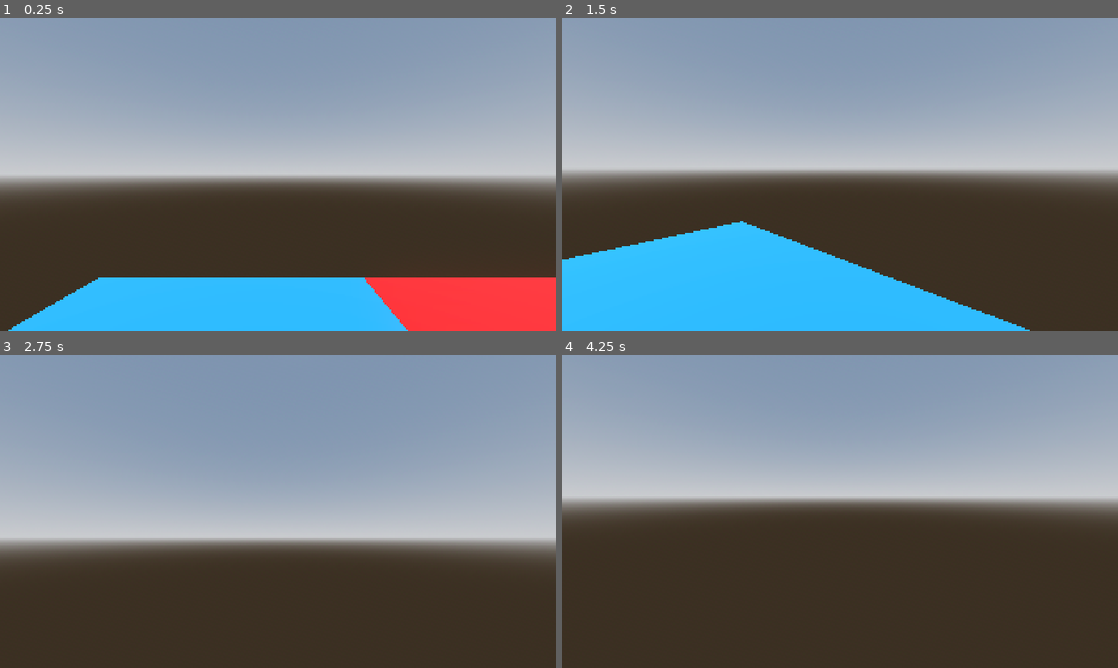
Above: before the commit, frames 1-4 (two rows, left to right).
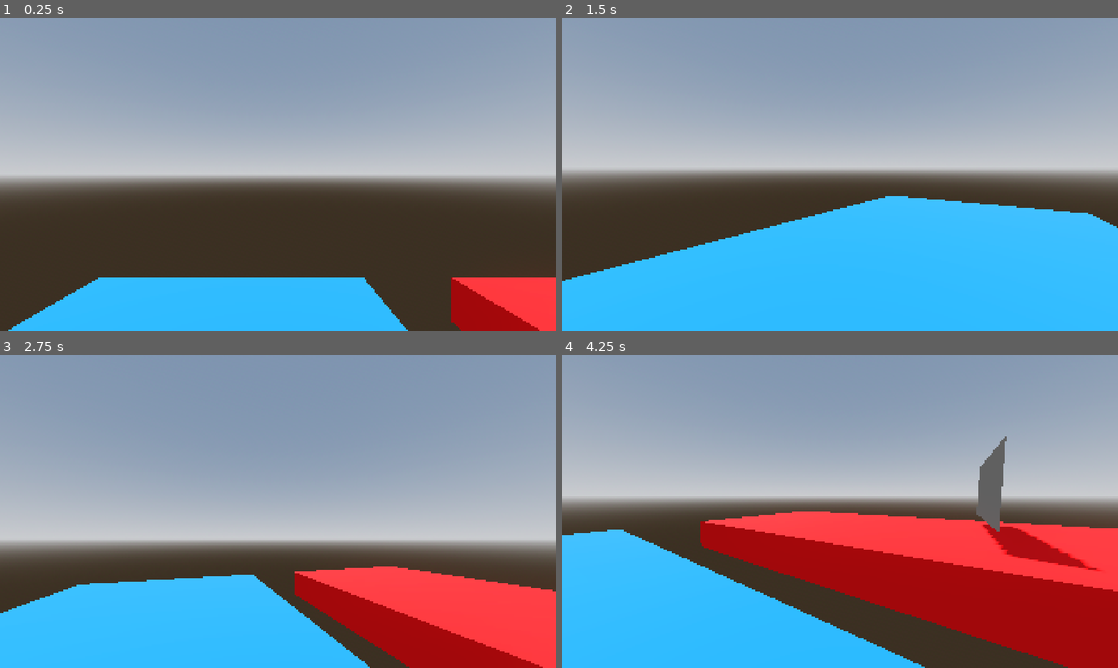
Above: after the commit, the same moments.

Repository: dhamelink/TM-Portals
Game: Godot game, scene res://world.tscn
Two runs of this game, one before a commit and one after it. Both use one fixed random seed, a clock stepped at 60 frames per second and the inputs below.
Inputs (mouse positions are in pixels of both pictures, inside the frame that each line leads up to):
- Up to frame 1 (0.25 s): no input
- Up to frame 2 (1.5 s): move the mouse to (867, 174) at 0.52 s; hold R 0.53-1.28 s; hold W (forward) from 0.53 s (still down); tap Space (jump) at 0.77 s; move the mouse to (812, 174) at 1.27 s; tap Shift (sprint) at 1.35 s
- Up to frame 3 (2.75 s): keep holding W (forward); tap Space (jump) at 1.52 s; tap R at 1.55 s; move the mouse to (289, 505) at 2.02 s; hold R from 2.03 s (still down)
- Up to frame 4 (4.25 s): keep holding W (forward); tap Enter at 2.75 s; move the mouse to (834, 517) at 2.77 s; release R at 2.78 s; tap R at 2.85, 3.8 s; tap Space (jump) at 3.02, 3.77 s; move the mouse to (878, 514) at 3.52 s; hold Shift (sprint) from 3.53 s (still down)

The runs differ from the first frame. In frame 1, 3.4% of the frame differs, in the area x 65-97%, y 82-100%; in frame 2, 19%; in frame 3, 27%; in frame 4, 40%, in the area x 0-100%, y 26-100%.

Commit message:
Added the possibility to walk through portals

Diff:
--- a/player.gd
+++ b/player.gd
@@ -38,6 +38,14 @@
 	# Add the gravity.
 	if not is_on_floor():
 		velocity += get_gravity() * delta
+
+	if Input.is_key_pressed(KEY_R):
+		self.global_position.x = 0
+		self.global_position.y = 2
+		self.global_position.z = 0
+		velocity.x = 0
+		velocity.z = 0
+		velocity.y = 0
 
 
 	var is_on_floor_now = is_on_floor()
--- a/portal.gd
+++ b/portal.gd
@@ -3,6 +3,24 @@
 @export var other_portal : Node3D
 
 @export var cull_layer : int = 4
+
+@export var portal_area_z_margin : = 1.0
+@export var portal_area_x_margin : = 0.1
+@export var portal_area_y_margin : = 0.1
+@export var size : = Vector2(1,2)
+
+
+# Bodies currently inside this portal's Area3D.
+@warning_ignore("unused_private_class_variable")
+#self explanatory but with all the different similarly named variables/functions, clarification is worth having
+#array containing all the physics bodies the portal is currently tracking. also stores which body it is specifically, along with its position from last frame (necessary to see if player crossed the portal)
+var _tracked_phys_bodies: Array = []
+var _portal_is_thick = false
+
+# If a body moves more than this distance in one frame,
+# assume it was moved/teleported by something else rather
+# than physically walking through the portal.
+const MOVE_WAS_TELEPORT_THRESHOLD = 5.0
 
 # Edge case but possible. Adding this to prevent teleporting twice if body lands exactly on portal plane
 func _nonzero_sign(value):
@@ -15,6 +33,10 @@
 func _ready() -> void:
 	if Engine.is_editor_hint():
 		return
+
+	body_entered.connect(_on_body_entered)
+	body_exited.connect(_on_body_exited)
+
 	$PortalVisual.set_layer_mask_value(1, false)
 	$PortalVisual.set_layer_mask_value(cull_layer, true)
 	$CameraViewport/Camera3D.set_cull_mask_value(other_portal.cull_layer, false)
@@ -24,6 +46,7 @@
 	#RenderingServer.frame_pre_draw.connect(do_updates)
 	# Or so I would think. It only works with this + _process + _physics_process all calling do_updates.
 	# Otherwise there is flicker. I'm not sure why just frame_pre_draw doesn't work.
+	_update_portal_area_size()
 	_set_portal_camera_environment_to_world3d_environment_no_tonemap()
 
 func _set_portal_camera_environment_to_world3d_environment_no_tonemap():
@@ -35,6 +58,13 @@
 	$CameraViewport/Camera3D.environment = world_3d.environment.duplicate()
 	$CameraViewport/Camera3D.environment.tonemap_mode = Environment.TONE_MAPPER_LINEAR
 
+func _update_portal_area_size():
+	$PortalVisual.size.x = self.size.x
+	$PortalVisual.size.y = self.size.y
+	$CollisionShape3D.shape.size = Vector3(
+		self.size.x + self.portal_area_x_margin * 2,
+		self.size.y + self.portal_area_y_margin * 2,
+		self.portal_area_z_margin * 2)
 
 # Copied from https://github.com/V-Sekai/avatar_vr_demo/blob/master/addons/V-Sekai.xr-mirror/mirror.gd
 func set_projection_oblique_near_plane(matrix: Projection, clip_plane: Plane):
@@ -67,7 +97,7 @@
 # This function is based on https://github.com/SebLague/Portals/blob/master/Assets/Scripts/Core/Portal.cs
 func _update_portal_camera_near_clip_plane(camera):
 	if not camera.has_method("set_override_projection"):
-		print("doesnt have override projectiondww")
+		print("doesnt have override projectiond")
 		return # Needs https://github.com/V-Sekai/godot/tree/override_projection_4.2 branch
 
 	#near clip offset makes sur the clip plane isnt directly on the portal, to avoid z-fighting on the portal edge
@@ -92,8 +122,11 @@
 	# Oblique plane when very close to portal causes glitching/visual artifacts, so only enable if a small distance away
 	if abs(cam_space_dst) > NEAR_CLIP_LIMIT:
 		var proj : Projection = camera.get_camera_projection()
+		#Packages the portal surface into a plane (normal vector and distance) so it can be passed into the algorithm
 		var near_clip_plane = Plane(cam_space_normal, cam_space_dst)
+		#runs the Lengyel algorithm tilting and moving the clip plane so its aligned with the portal surface
 		proj = set_projection_oblique_near_plane(proj, near_clip_plane)
+		#tells the camera to use this modified matrix instead of the normally computed oney
 		camera.set_override_projection(proj)
 	else:
 		# Set back to unmodified frustum if camera is very close to portal
@@ -104,7 +137,7 @@
 	if not cur_camera:
 		return
 
-	# first, get the relative position/rotation of the camera to this portal
+	# first, get the relative position/rotation of the player camera to this portal
 	var cur_camera_transform_rel_to_this_portal = self.global_transform.affine_inverse() * cur_camera.global_transform
 	var moved_to_other_portal = other_portal.global_transform * cur_camera_transform_rel_to_this_portal
 	# then, set the portal camera's transform to that relative position/rotation, but relative to other_portal
@@ -124,19 +157,191 @@
 
 	_update_portal_camera_near_clip_plane($CameraViewport/Camera3D)
 
+
+
+#checks if body is in _tracked_phys_bodies, then returns the info about the body
+func _get_tracked_phys_body_entry(body):
+	for entry in _tracked_phys_bodies:
+		if entry.body == body:
+			return entry
+
+	return null
+
+#
+func _add_tracked_phys_body(body):
+	# don't add the same body twice, if returns something, that means its already in the array and shouldnt be added
+	if _get_tracked_phys_body_entry(body) != null:
+		return
+#adds this body's info to the end of the array
+	_tracked_phys_bodies.push_back({
+		"body": body,
+		"position_last_frame": body.global_position
+	})
+#searches through array for body to remove, then removes it
+func _remove_tracked_phys_body(body):
+	for i in range(_tracked_phys_bodies.size()):
+		if _tracked_phys_bodies[i].body == body:
+
+			_tracked_phys_bodies.remove_at(i)
+
+func _get_bodies_which_passed_through_this_frame():
+	var bodies_that_passed_through = []
+
+	# Check every body currently being tracked.
+	for tracked_body in _tracked_phys_bodies:
+
+		var body = tracked_body.body
+
+		# If the body was freed (deleted) while being tracked, ignore it.
+		if not is_instance_valid(body):
+			continue
+
+		# How far did the body move since the previous frame?
+		var dist_moved = (
+			body.global_position
+			- tracked_body.position_last_frame
+		)
+
+		# The portal's local Z axis is its plane normal.
+		#
+		# If your portal faces the opposite direction than expected,
+		# this is the first place to check.
+		var forward: Vector3 = self.global_transform.basis.z
+
+		# Position relative to the center of this portal.
+		var offset_from_portal = (
+			body.global_position
+			- self.global_position
+		)
+
+		var prev_offset_from_portal = (
+			tracked_body.position_last_frame
+			- self.global_position
+		)
+
+		# Determine which side of the portal the body is currently on.
+		var portal_side = _nonzero_sign(
+			offset_from_portal.dot(forward)
+		)
+
+		# Determine which side of the portal the body was on last frame.
+		var prev_portal_side = _nonzero_sign(
+			prev_offset_from_portal.dot(forward)
+		)
+
+		# If the signs changed, the body crossed the portal plane.
+		#
+		# The movement-distance check prevents an unrelated teleport/
+		# movement ability from accidentally activating the portal.
+		if (
+			portal_side != prev_portal_side
+			and dist_moved.length() < MOVE_WAS_TELEPORT_THRESHOLD
+		):
+			bodies_that_passed_through.push_back(body)
+
+		# Save the current position so it can be compared next frame.
+		tracked_body.position_last_frame = body.global_position
+
+	return bodies_that_passed_through
+
+
+func _move_to_other_portal(body):
+	# Make sure the destination portal exists.
+	if not is_instance_valid(other_portal):
+		push_warning("Portal has no valid other_portal.")
+		return
+
+
+	# Convert the body's world transform into coordinates relative to this portal using affine inverse
+	var transform_rel_to_this_portal = (
+		self.global_transform.affine_inverse()
+		* body.global_transform
+	)
+
+	# Apply that relative transform to the other portal
+	var moved_to_other_portal = (
+		other_portal.global_transform
+		* transform_rel_to_this_portal
+	)
+
+	# Actually teleport the body.
+	body.global_transform = moved_to_other_portal
+
+		# CharacterBody3D has a velocity property.
+	#
+	# We transform the velocity using the same rotation that
+	# transformed the player's orientation.
+	if body is CharacterBody3D:
+
+		var velocity: Vector3 = body.velocity
+
+		# Convert velocity from world space into this portal's
+		# local coordinate system.
+		var local_velocity = (
+			self.global_transform.basis.inverse()
+			* velocity
+		)
+
+		# Convert that local velocity into the destination
+		# portal's coordinate system.
+		var new_velocity = (
+			other_portal.global_transform.basis
+			* local_velocity
+		)
+
+		body.velocity = new_velocity
+
+	# We are no longer inside the original portal.
+	_remove_tracked_phys_body(body)
+
+	# Start tracking the body from the destination portal.
+	other_portal._add_tracked_phys_body(body)
+
+	# Update the destination portal immediately.
+	#
+	# This helps prevent one-frame visual glitches after teleporting.
+	other_portal.do_updates()
+
+func _on_body_entered(body):
+	# We only want physics bodies that can actually move.
+	#
+	# StaticBody3D and CSGShape3D shouldn't be teleported.
+	if body is StaticBody3D and not body is AnimatableBody3D:
+		return
+
+	if body is CSGShape3D:
+		return
+
+	# Start tracking the body.
+	_add_tracked_phys_body(body)
+
+func _on_body_exited(body):
+	# Remove the body when it leaves the portal.
+	#
+	# If it was teleported, _move_to_other_portal() already
+	# removed it from this portal's tracking list, so this is
+	# harmless.
+	_remove_tracked_phys_body(body)
+
 func do_updates():
 	$CollisionShape3D.disabled = not self.visible
 
 
-
+	# First detect whether anything crossed the portal.
+	for body in _get_bodies_which_passed_through_this_frame():
+		_move_to_other_portal(body)
 
 
 	# Note: placing these after above so portal thickening/camera update happen same frame as move
 
 	_update_camera_to_other_portal()
-
+	_update_portal_area_size()
+
+
+@warning_ignore("unused_parameter")
 func _process(delta: float) -> void:
 	do_updates()
 
+@warning_ignore("unused_parameter")
 func _physics_process(delta: float) -> void:
 	do_updates()
--- a/portal.tscn
+++ b/portal.tscn
@@ -12,11 +12,13 @@
 shader = ExtResource("2_grrij")
 shader_parameter/texture_albedo = SubResource("ViewportTexture_tlwt5")
 
+[sub_resource type="BoxShape3D" id="BoxShape3D_ef3v5"]
+
 [node name="Portal" type="Area3D" unique_id=1888621344]
 script = ExtResource("1_ef3v5")
 
 [node name="PortalVisual" type="CSGBox3D" parent="." unique_id=562859984]
-size = Vector3(1.5, 2.5, 0.1)
+size = Vector3(1.5, 2.5, 0)
 material = SubResource("ShaderMaterial_f3sb7")
 
 [node name="CameraViewport" type="SubViewport" parent="." unique_id=1293651116]
@@ -25,3 +27,4 @@
 size = 0.1
 
 [node name="CollisionShape3D" type="CollisionShape3D" parent="." unique_id=1386926387]
+shape = SubResource("BoxShape3D_ef3v5")
--- a/world.tscn
+++ b/world.tscn
@@ -36,7 +36,7 @@
 [node name="World" type="Node3D" unique_id=1006530827]
 
 [node name="DirectionalLight3D" type="DirectionalLight3D" parent="." unique_id=338216628]
-transform = Transform3D(-0.8660254, -0.43301278, 0.25, 0, 0.49999997, 0.86602545, -0.50000006, 0.75, -0.43301266, 10.311468, 7.311491, -7.9415836)
+transform = Transform3D(-0.976296, -0.18744226, 0.108219825, 0, 0.49999997, 0.86602545, -0.21643966, 0.8454972, -0.48814797, 5.086, 7.311, -7.942)
 shadow_enabled = true
 
 [node name="WorldEnvironment" type="WorldEnvironment" parent="." unique_id=681726790]
@@ -55,7 +55,7 @@
 [node name="Head" type="Node3D" parent="Player" unique_id=1851998315]
 
 [node name="PlayerCamera" type="Camera3D" parent="Player/Head" unique_id=845157890]
-transform = Transform3D(1, 0, 0, 0, 1, 0, 0, 0, 1, 0, 0.73102593, 0)
+transform = Transform3D(1, 0, 0, 0, 1, 0, 0, 0, 1, 0, 0.731, 0)
 
 [node name="CoyoteTimer" type="Timer" parent="Player" unique_id=1351081270]
 wait_time = 0.1
@@ -68,13 +68,13 @@
 material = SubResource("StandardMaterial3D_f3sb7")
 
 [node name="CSGBox3D6" type="CSGBox3D" parent="." unique_id=1232928727]
-transform = Transform3D(1, 0, 0, 0, 1, 0, 0, 0, 1, 5, 1.2809548, 4.6628637)
+transform = Transform3D(1, 0, 0, 0, 1, 0, 0, 0, 1, 7, 1.2809548, 4.6628637)
 use_collision = true
 size = Vector3(0.9244995, 1.7114258, 0.7651367)
 material = SubResource("StandardMaterial3D_tlwt5")
 
 [node name="CSGBox3D7" type="CSGBox3D" parent="." unique_id=2041077363]
-transform = Transform3D(0.5, 0, 0, 0, 1, 0, 0, 0, 1, 5, 0, 1)
+transform = Transform3D(0.5, 0, 0, 0, 1, 0, 0, 0, 1, 7, 0, 1)
 use_collision = true
 size = Vector3(12, 1, 20)
 material = SubResource("StandardMaterial3D_aqk2v")
@@ -89,34 +89,44 @@
 transform = Transform3D(2, 0, 0, 0, 0.8, 0, 0, 0, 1, -0.694, 1.505, 1)
 
 [node name="Portal" parent="PortalBlue" unique_id=1888621344 node_paths=PackedStringArray("other_portal") instance=ExtResource("2_fj7yv")]
-other_portal = NodePath("../../PortalRed/Portal")
+transform = Transform3D(1, 0, 0, 0, 1, 0, 0, 0, 1, 0, 0.2, 0)
+other_portal = NodePath("../../PortalRed/Portalred")
+size = Vector2(2, 2)
 
 [node name="CSGBox3D" type="CSGBox3D" parent="PortalBlue" unique_id=373913235]
 transform = Transform3D(1, 0, 0, 0, 1, 0, 0, 0, 1, 0, 1.4, 0)
+visible = false
 size = Vector3(1.7, 0.3, 0.5)
 
 [node name="CSGBox3D2" type="CSGBox3D" parent="PortalBlue" unique_id=26965230]
-transform = Transform3D(1, 0, 0, 0, 1, 0, 0, 0, 1, -0.8, 0.1, 0)
+transform = Transform3D(1, 0, 0, 0, 1, 0, 0, 0, 1, -0.8000001, 0.100000024, 0)
+visible = false
 size = Vector3(0.13059083, 2.8549316, 0.5)
 
 [node name="CSGBox3D3" type="CSGBox3D" parent="PortalBlue" unique_id=1305469696]
 transform = Transform3D(1, 0, 0, 0, 1, 0, 0, 0, 1, 0.8, 0.1, 0)
+visible = false
 size = Vector3(0.13059083, 2.865088, 0.5)
 
 [node name="PortalRed" type="Node3D" parent="." unique_id=989280898]
-transform = Transform3D(2, 0, 0, 0, 0.8, 0, 0, 0, 1, 5, 1.505, 1)
+transform = Transform3D(2, 0, 0, 0, 0.8, 0, 0, 0, 1, 6.94, 1.5, 0.055)
 
-[node name="Portal" parent="PortalRed" unique_id=716629423 node_paths=PackedStringArray("other_portal") instance=ExtResource("2_fj7yv")]
+[node name="Portalred" parent="PortalRed" unique_id=716629423 node_paths=PackedStringArray("other_portal") instance=ExtResource("2_fj7yv")]
+transform = Transform3D(1, 0, 0, 0, 1, 0, 0, 0, 1, 0, 0.2, 0)
 other_portal = NodePath("../../PortalBlue/Portal")
+size = Vector2(2, 2)
 
 [node name="CSGBox3D3" type="CSGBox3D" parent="PortalRed" unique_id=457685780]
 transform = Transform3D(1, 0, 0, 0, 1, 0, 0, 0, 1, 0.8, 0.1, 0)
+visible = false
 size = Vector3(0.13059083, 2.865088, 0.5)
 
 [node name="CSGBox3D2" type="CSGBox3D" parent="PortalRed" unique_id=1397929153]
 transform = Transform3D(1, 0, 0, 0, 1, 0, 0, 0, 1, 0, 1.4, 0)
+visible = false
 size = Vector3(1.7, 0.3, 0.5)
 
 [node name="CSGBox3D4" type="CSGBox3D" parent="PortalRed" unique_id=936554412]
 transform = Transform3D(1, 0, 0, 0, 1, 0, 0, 0, 1, -0.8, 0.1, 0)
+visible = false
 size = Vector3(0.13059083, 2.8549316, 0.5)
Not shown, changed: export_presets.cfg
Not shown: 1 places in portal.tscn that only renumber resources
Not shown, changed: .gitignore
